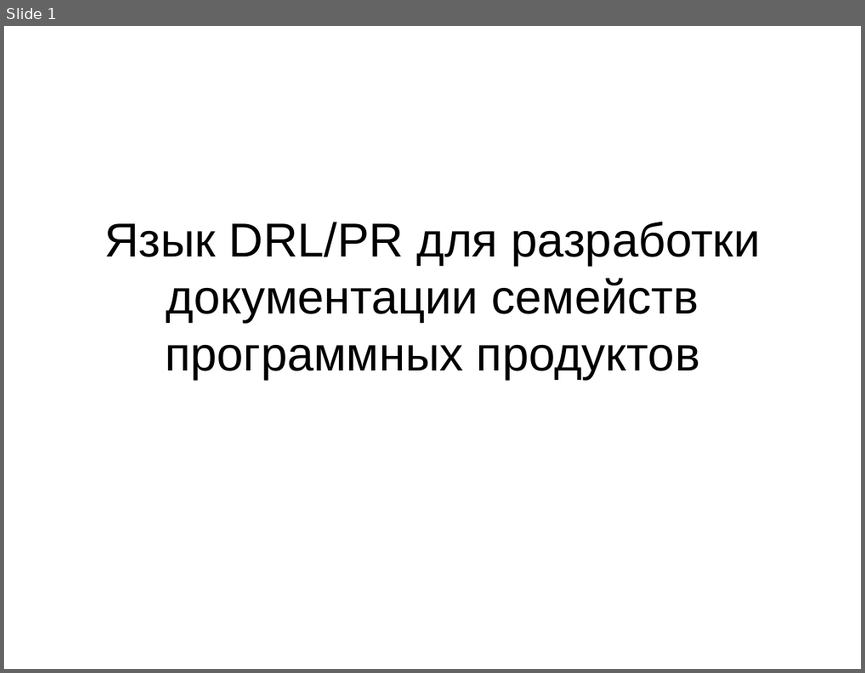
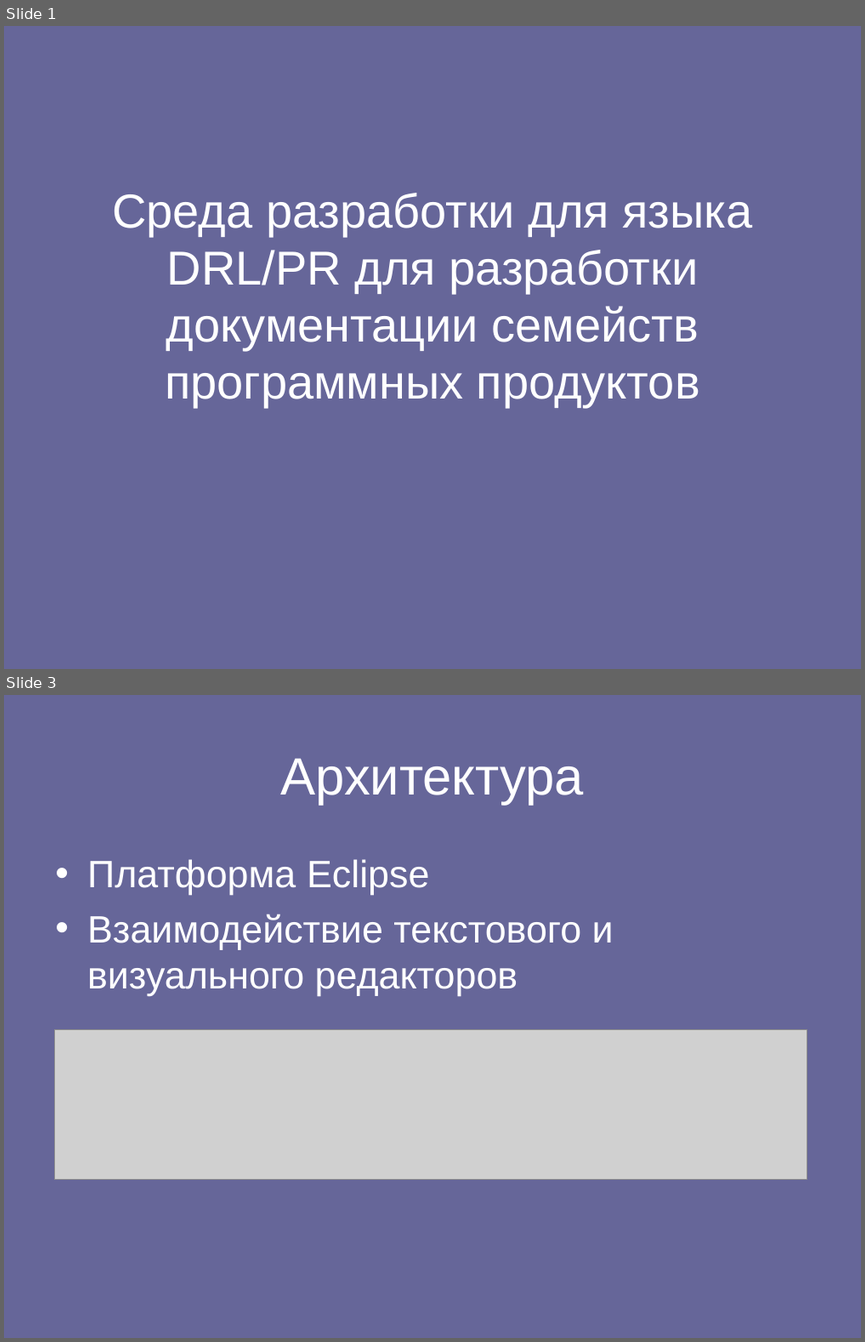
Before and after one commit to spbu-se/pldoctoolkit, a slide deck: stuff/yakovlev/doc/Язык DRL.ppt. Shown one above the other, each under a label of ours: slide 1 before the commit, slides 1 and 3 after it; the slides between them are not shown. The pictures are 865x673 and 865x1342 pixels, drawn with LibreOffice and Linux fonts; fonts in the diff are those of the drawing; grey boxes stand for pictures. Boxes give left, top, right and bottom in pixels: in the first picture for what was removed or moved away, otherwise in the second. Text is boxed around its words. In the diff, an @@ line names an element or a change of style, - is before the commit and + after.

Commit message:
Diploma text update new diagrams Presentation update

```diff
--- a/stuff/yakovlev/doc/Язык DRL.ppt
+++ b/stuff/yakovlev/doc/Язык DRL.ppt
@@ slide 3 added at (4,695,861,1338), background #666699 @@
@@ title added at (280,758,584,805), 44 pt, text #FFFFFF @@
+Архитектура
@@ text added at (87,859,613,996), 32 pt, text #FFFFFF @@
+• Платформа Eclipse
+• Взаимодействие текстового и визуального редакторов
@@ picture added at (54,1030,806,1179) @@
@@ slide 1 changed as well @@
@@ background #FFFFFF to #666699 @@
@@ title at (112,193,753,407): text changed; text colour #000000 to #FFFFFF @@
-Язык DRL/PR для разработки документации семейств программных продуктов
+Среда разработки для языка DRL/PR для разработки документации семейств программных продуктов
```
Also in this commit, not shown: 2 other slides changed, 3 other slides added, 2 slides removed, 3 other files.
